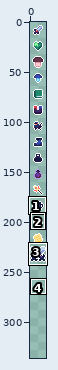
A sprite sheet gets an edit: public/assets/images/items.png. Above, an overview of the earlier version with the close-up marked.
Close-up. As it was:
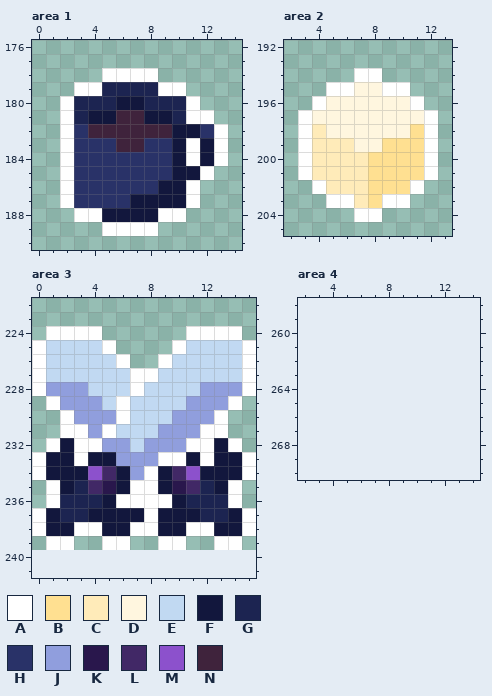
The file is 16x240 pixels. Shown: area 1: x 0..14, y 176..190; area 2: x 2..13, y 192..205; area 3: x 0..15, y 222..241; area 4: x 2..14, y 258..270. The old version is drawn lined up with the new one, on the new canvas. The commit also changed other parts of the picture, which this record leaves out.
Palette (. is transparent): A #ffffff  B #ffe091  C #ffebb9  D #fff6df  E #c1d9f2  F #12173d  G #1c2451  H #293268  J #909edd  K #29174c  L #412866  M #8c51cc  N #3f233c
Pixels before, area 1, first column x 2:
178 ...AAAA.....
179 .AAGGGGAA...
180 AGGGFFGGGA..
181 AGFFNNFFGAA.
182 AHNNNNNNFFHA
183 AHHHNNHHFAFA
184 AHHHHHHHFAFA
185 AHHHHHHHFFA.
186 AHHHHHHFFA..
187 AHHHHFFFFA..
188 .AAFFFFAA...
189 ...AAAA.....
Pixels before, area 2, first column x 3:
194 ....AA....
195 ..AADDAA..
196 .ADDDDDDA.
197 ADDDDDDDDA
198 ACDDDDDDBA
199 ACCCDDBBBA
200 ACCCCBBBBA
201 ACCCCBBBBA
202 .ACCCBBBA.
203 ..AACBAA..
204 ....AA....
Pixels before, area 3, first column x 0:
224 .AAAA......AAAA.
225 AEEEEA....AEEEEA
226 AEEEEEA..AEEEEEA
227 AEEEEEEAAEEEEEEA
228 AJJJEEEAEEEEJJJA
229 .AJJJEAEEEEJJJA.
230 ..AJJJAEEEJJJA..
231 ..AAJAEEEJJJAA..
232 .AFAAJJEJJJAAFA.
233 AFFAFFJJJAAFAFFA
234 AFFFMLFJAFLMFFFA
235 .AFGLKFAAFKLGFA.
236 .AGGGFAAAAFGGGA.
237 AFGGFFFFAFFFGGFA
238 AFFAAFFAAFFAAFFA
239 .AA..AA..AA..AA.
And afterwards:
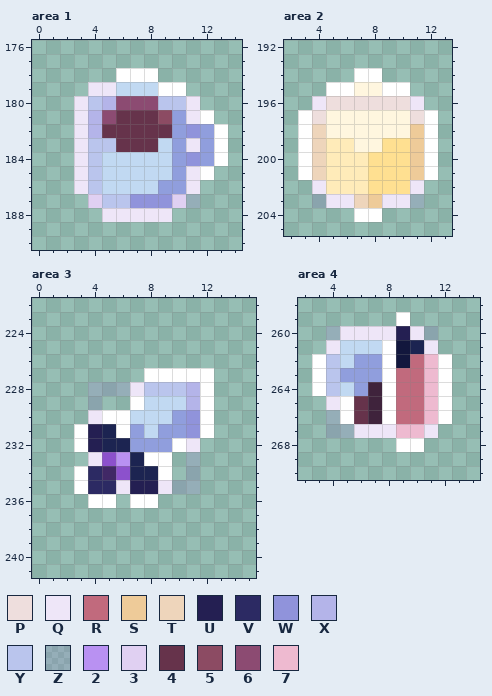
Colours new in this view: P #eededd  Q #eee6f8  R #c16a7d  S #eecb99  T #eed5bb  U #241f52  V #2c2a63  W #9093db  X #b4b4e9  Y #bac5ed  Z #8c51cc26  2 #b991f2  3 #e0d0f2  4 #66334b  5 #8c4b63  6 #8c4b72  7 #eebad0
Difference:
canvas 16x240 -> 16x336
Changed rows in their new state; - is an unchanged pixel.
Area 1:
first column x 2:
178 ---.-------
179 -.QQEEE----
180 .QYX666YYQ-
181 .QX64445JQ-
182 .QX44444JWJ
183 .QYY444EJQJ
184 .QYEEEEEJWJ
185 .QYEEEEEJQ-
186 .QYEEEEJJQ-
187 ..3YYWWW3Z-
188 -..QQQQQ.--
189 ---....----
Area 2:
first column x 4:
196 QPPPPPPQ
197 P------P
198 T------S
199 T------S
200 T------S
201 T------S
202 Q------Q
203 ZQQTSQQZ
Area 3:
first column x 0:
224 -....------....-
225 ......----......
226 .......--.......
227 ........-AAAA...
228 ....ZZZQYYYXA...
229 -...Z..A---XA..-
230 --..QA-----WA.--
231 --.-UGAJ---W-.--
232 -..-UGGJ--AQ...-
233 ....QM2GA-.Z....
234 ...AV-MGGA.Z....
235 -..AVVQUUQZZ...-
236 -...AA.--......-
237 ................
238 ................
239 -..--..--..--..-
Area 4:
first column x 3:
259 ------A---
260 -ZQQQQUQZ-
261 -QEEEAFGQ-
262 AYEJJAFR7A
263 AYJJJARR7A
264 AYEJNARR7A
265 -QA4NARR7A
266 -ZA4NARR7A
267 -ZZQQQ77Q-
268 ------AA--
Boxes around the changes in both close-ups, in picture pixels (x1, y1, x2, y2):
changed: (60, 68, 214, 236)
changed: (312, 96, 424, 208)
changed: (32, 326, 256, 550)
added: (312, 312, 452, 452)
